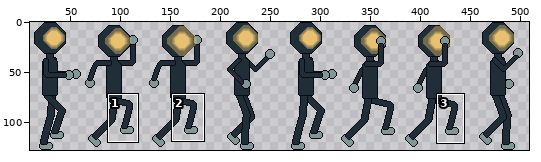
Sprite sheet, stored at 2DCorruptionUnityProject/Assets/_Sprites/Player/Run-Sheet.png. Above: a wide view before the commit, with the close-up outlined.
Close-up. First the earlier version:
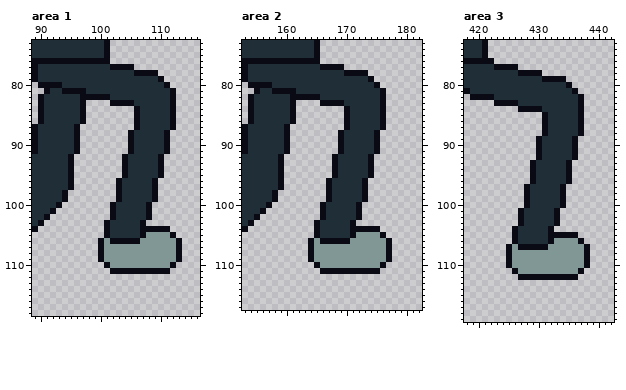
The file is 512x128 pixels. Shown: area 1: x 89..116, y 73..118; area 2: x 153..182, y 73..117; area 3: x 418..442, y 73..119. The wide view leaves out empty margins. The commit also changed other parts of the picture, which this record leaves out.
And afterwards:
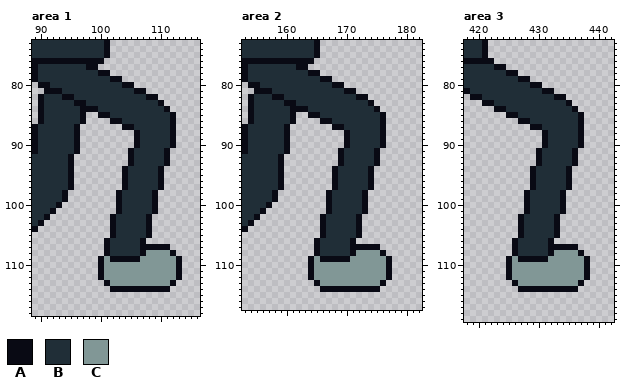
Palette (. is transparent): A #090a14  B #202e37  C #819796
Change:
Changed rows in their new state; - is an unchanged pixel.
Area 1:
first column x 92:
 76 ---------.------------
 77 ------AA......--------
 78 --------AA........----
 79 ----------AA.......---
 80 BB----------AA......--
 81 AABBBB--------AA.....-
 82 --AA-BBBBB------AA...-
 83 ----A-BBBBBBBB----A..-
 84 ------AABBBBBBB----A.-
 85 --------AABBBBB-------
 86 ----------AABBB-------
 87 ------------AAB-------
 88 -------------.A----BA-
 89 -------------.A----BA-
 90 -------------.A----BA-
 92 ------------.A----BA--
 93 ------------.A----BA--
 96 -----------.A----BA---
 97 -----------.A----BA---
100 ----------.A----BA----
101 ----------.A----BA----
103 ---------.A----BA-----
104 ---------.A----B-...--
105 ---------.A----BA....-
106 --------.ABBBBBA......
107 --------.ABBBBBAAAAA..
108 --------.ABBBBBA----A.
109 ----------AAAAA-------
110 --------AC----------CA
111 --------ACCCCCCCCCCCCA
112 --------ACCCCCCCCCCCCA
113 ---------ACCCCCCCCCCA-
114 ----------AAAAAAAAAA--
Area 2:
first column x 156:
 76 ---------.------------
 77 ------AA......--------
 78 --------AA........----
 79 ----------AA.......---
 80 BB----------AA......--
 81 AABBBB--------AA.....-
 82 --AA-BBBBB------AA...-
 83 ----A-BBBBBBBB----A..-
 84 ------AABBBBBBB----A.-
 85 --------AABBBBB-------
 86 ----------AABBB-------
 87 ------------AAB-------
 88 -------------.A----BA-
 89 -------------.A----BA-
 90 -------------.A----BA-
 92 ------------.A----BA--
 93 ------------.A----BA--
 96 -----------.A----BA---
 97 -----------.A----BA---
100 ----------.A----BA----
101 ----------.A----BA----
103 ---------.A----BA-----
104 ---------.A----B-...--
105 ---------.A----BA....-
106 --------.ABBBBBA......
107 --------.ABBBBBAAAAA..
108 --------.ABBBBBA----A.
109 ----------AAAAA-------
110 --------AC----------CA
111 --------ACCCCCCCCCCCCA
112 --------ACCCCCCCCCCCCA
113 ---------ACCCCCCCCCCA-
114 ----------AAAAAAAAAA--
Area 3:
first column x 421:
 77 ----..-----------
 78 ----AA....-------
 79 ------AA......---
 80 --------AA.....--
 81 ----------AA....-
 82 BB----------AA...
 83 AABBBB--------A..
 84 --AABBBBBB-----A.
 85 ----AABBBBB------
 86 ------AABBB------
 87 --------AAB------
 89 ---------.A----BA
 90 ---------.A----BA
 93 --------.A----BA-
first column x 428:
 97 .A----BA
first column x 425:
101 --.A----BA----
104 -.A----BA-----
105 -.A----B-...--
106 --------.....-
107 .ABBBBBAAAAA..
108 .ABBBBBA----A.
109 --AAAAA-------
111 AC----------CA
112 ACCCCCCCCCCCCA
113 -ACCCCCCCCCCA-
114 --AAAAAAAAAA--
